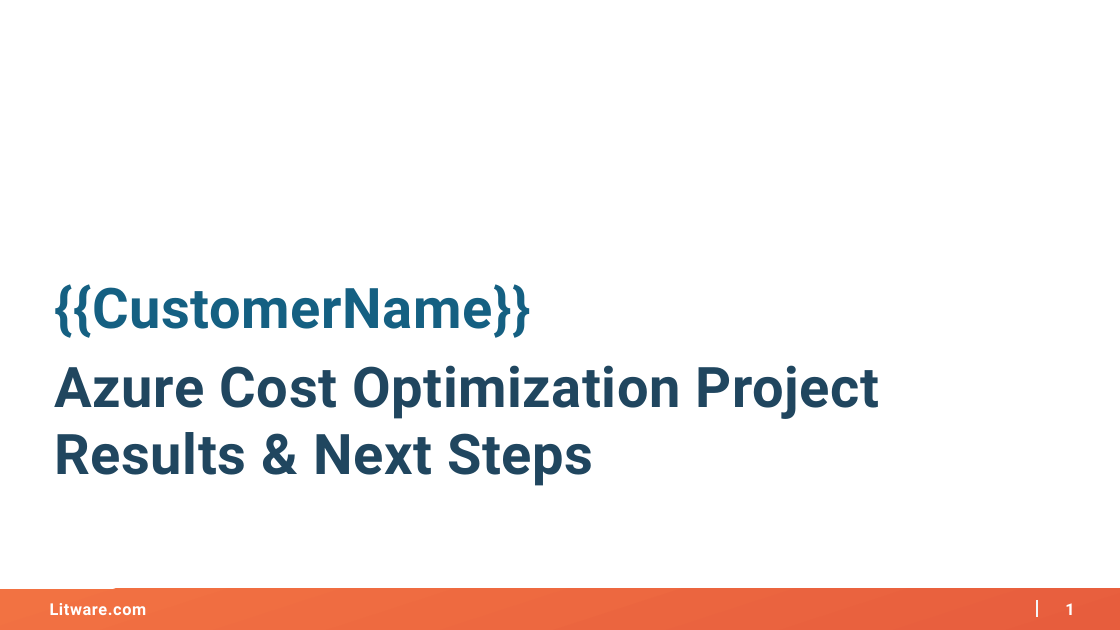
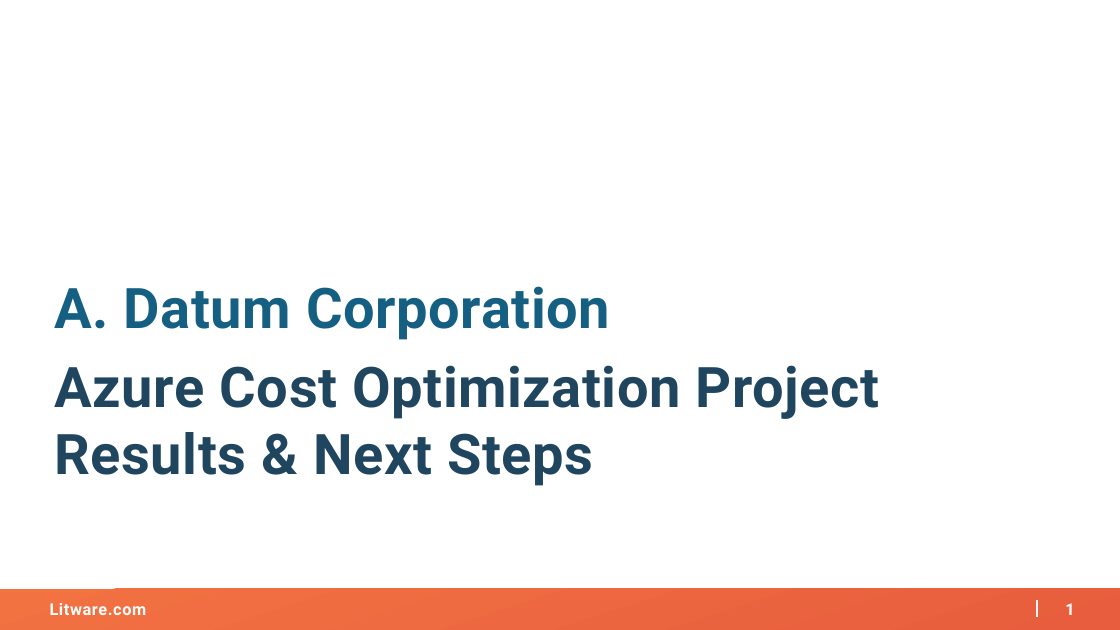
Before and after one commit to AKercha1/justtemporary, a slide deck: slide 1 of create-a-project-from-cost-opt-20260216170628/artifacts/project-results-deck.pptx. Drawn at 1120x630 pixels with LibreOffice and Linux fonts; fonts in the diff are those of the drawing; background and template pictures are left out. Boxes give left, top, right and bottom in pixels: in the first picture for what was removed or moved away, otherwise in the second. Text is boxed around its words. In the diff, an @@ line names an element or a change of style, - is before the commit and + after.

Commit message:
[create-a-project-from-cost-opt-20260216170628] Update artifacts/project-results-deck.pptx

```diff
--- a/create-a-project-from-cost-opt-20260216170628/artifacts/project-results-deck.pptx
+++ b/create-a-project-from-cost-opt-20260216170628/artifacts/project-results-deck.pptx
@@ text at (x1=54, y1=286, x2=610, y2=340): text changed @@
-{{CustomerName}}
+A. Datum Corporation
```
